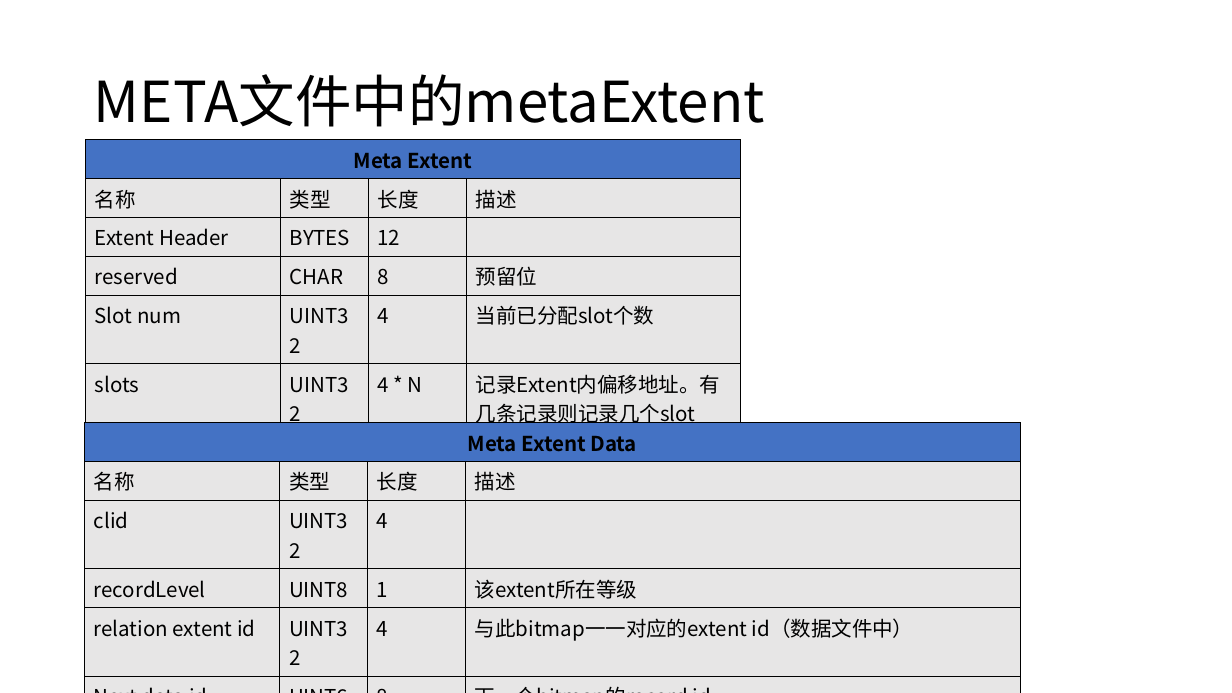
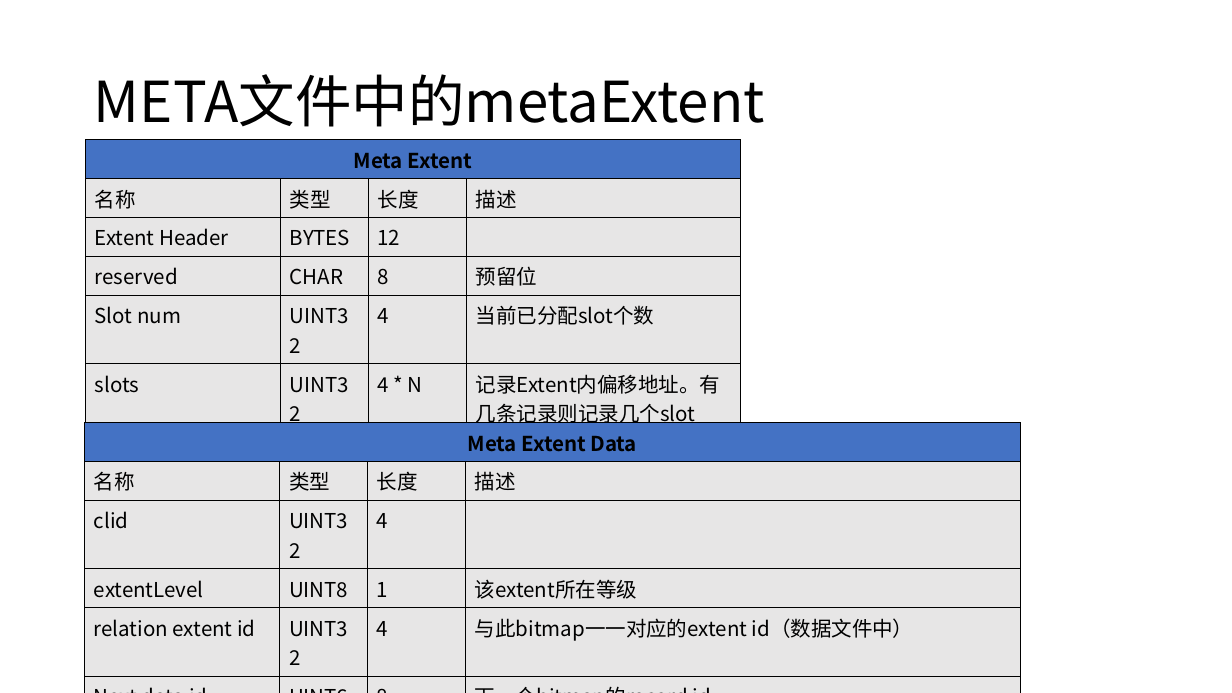
Before and after one commit to Vivian-hihi/SequoiaDB, a slide deck: slide 16 of internal_doc/03.开发设计/ACID/数据文件设计/数据文件设计讨论会20190109.pptx (slide 15 before the commit). Drawn at 1232x693 pixels with LibreOffice and Linux fonts; fonts in the diff are those of the drawing. Boxes give left, top, right and bottom in pixels: in the first picture for what was removed or moved away, otherwise in the second. Text is boxed around its words. In the diff, an @@ line names an element or a change of style, - is before the commit and + after.

```diff
--- a/internal_doc/03.开发设计/ACID/数据文件设计/数据文件设计讨论会20190109.pptx
+++ b/internal_doc/03.开发设计/ACID/数据文件设计/数据文件设计讨论会20190109.pptx
@@ table at (x1=85, y1=423, x2=1020, y2=685) @@
-row 4, column 1: recordLevel
+row 4, column 1: extentLevel
```
Also in this commit, not shown: 7 other slides changed, 1 slide added, 1 other file.
